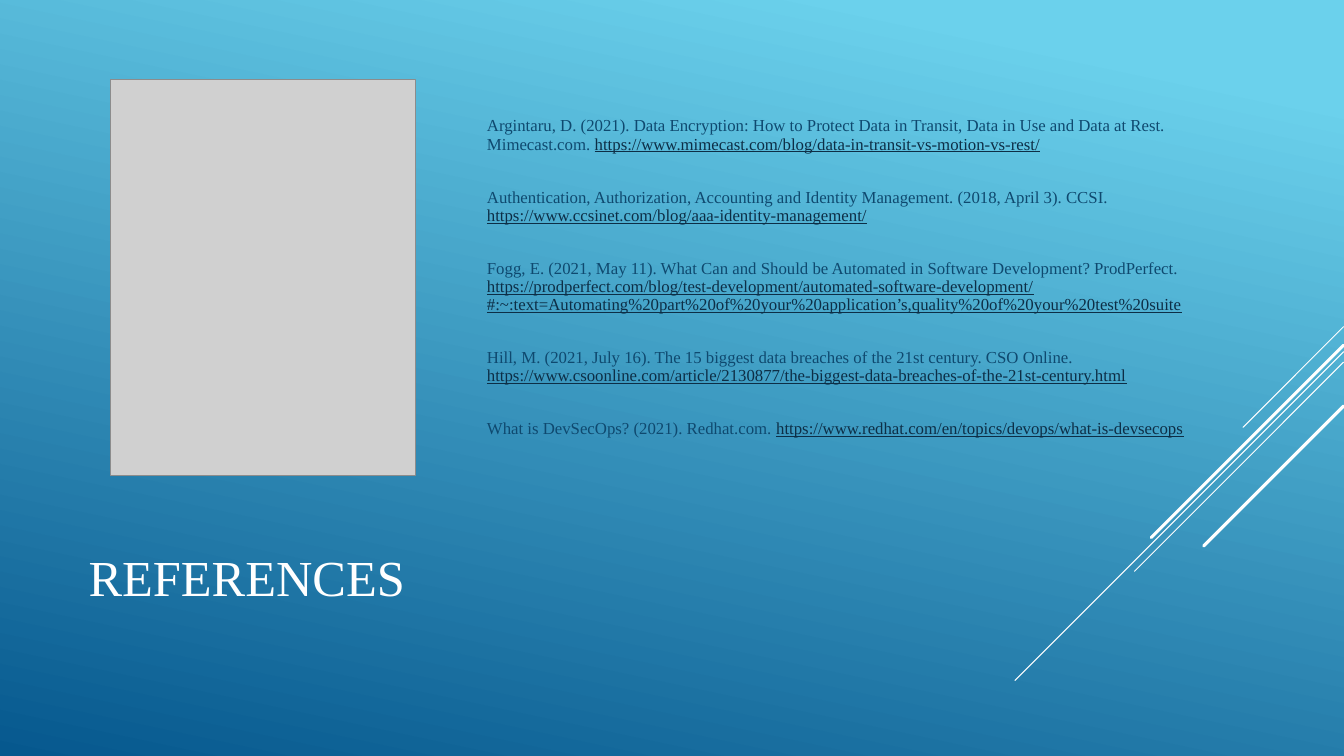
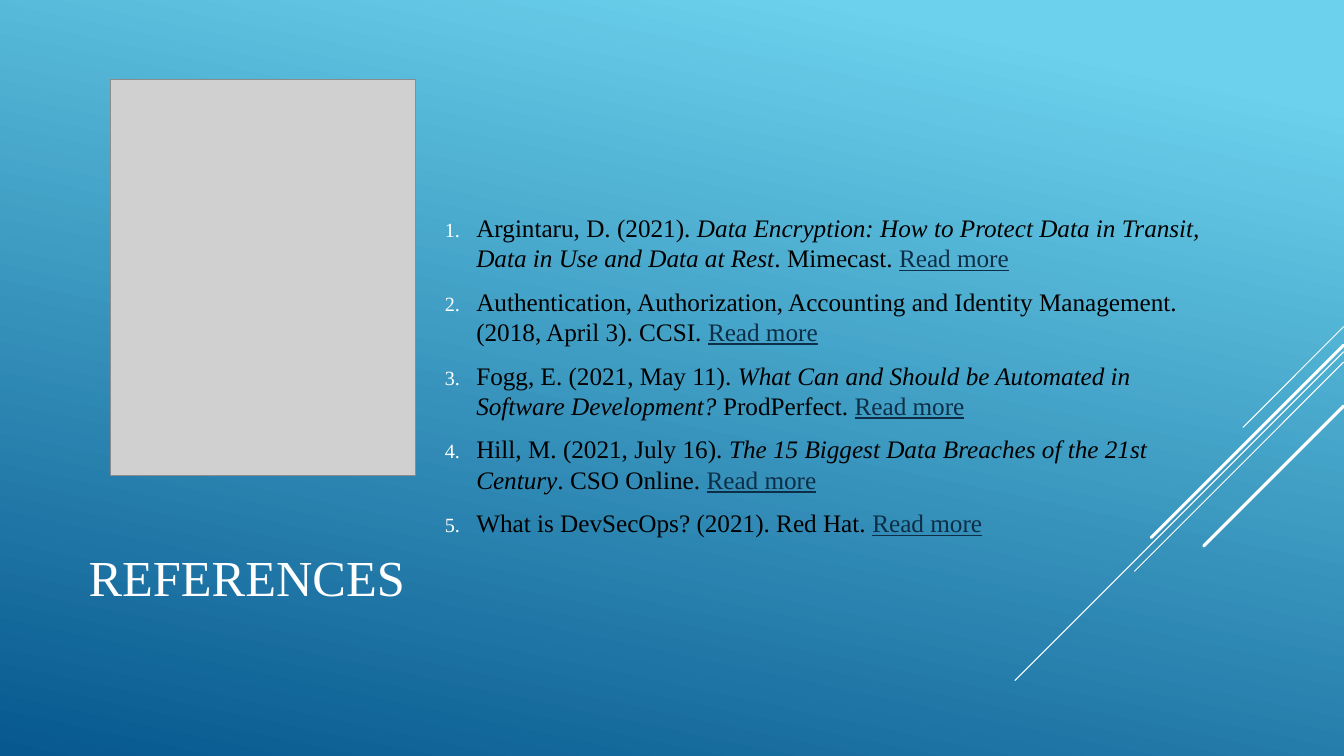
Before and after one commit to alex24488/8-3-Portfolio-Submission, a slide deck: slide 16 of CS 405 Project Two Presentation.pptx. Drawn at 1344x756 pixels with LibreOffice and Linux fonts; fonts in the diff are those of the drawing; grey boxes stand for pictures. Boxes give left, top, right and bottom in pixels: in the first picture for what was removed or moved away, otherwise in the second. Text is boxed around its words. In the diff, an @@ line names an element or a change of style, - is before the commit and + after.

```diff
--- a/CS 405 Project Two Presentation.pptx
+++ b/CS 405 Project Two Presentation.pptx
@@ text at bbox=[476, 220, 1200, 538]: text changed; size 12 to 18 pt; text colour #0D2E46 to #000000 @@
-Argintaru, D. (2021). Data Encryption: How to Protect Data in Transit, Data in Use and Data at Rest. Mimecast.com. https://www.mimecast.com/blog/data-in-transit-vs-motion-vs-rest/
-Authentication, Authorization, Accounting and Identity Management. (2018, April 3). CCSI. https://www.ccsinet.com/blog/aaa-identity-management/
-Fogg, E. (2021, May 11). What Can and Should be Automated in Software Development? ProdPerfect. https://prodperfect.com/blog/test-development/automated-software-development/#:~:text=Automating%20part%20of%20your%20application’s,quality%20of%20your%20test%20suite
-Hill, M. (2021, July 16). The 15 biggest data breaches of the 21st century. CSO Online. https://www.csoonline.com/article/2130877/the-biggest-data-breaches-of-the-21st-century.html
-What is DevSecOps? (2021). Redhat.com. https://www.redhat.com/en/topics/devops/what-is-devsecops
+1. Argintaru, D. (2021). Data Encryption: How to Protect Data in Transit, Data in Use and Data at Rest. Mimecast. Read more
+2. Authentication, Authorization, Accounting and Identity Management. (2018, April 3). CCSI. Read more
+3. Fogg, E. (2021, May 11). What Can and Should be Automated in Software Development? ProdPerfect. Read more
+4. Hill, M. (2021, July 16). The 15 Biggest Data Breaches of the 21st Century. CSO Online. Read more
+5. What is DevSecOps? (2021). Red Hat. Read more
```
Also in this commit, not shown: 8 other slides changed.
